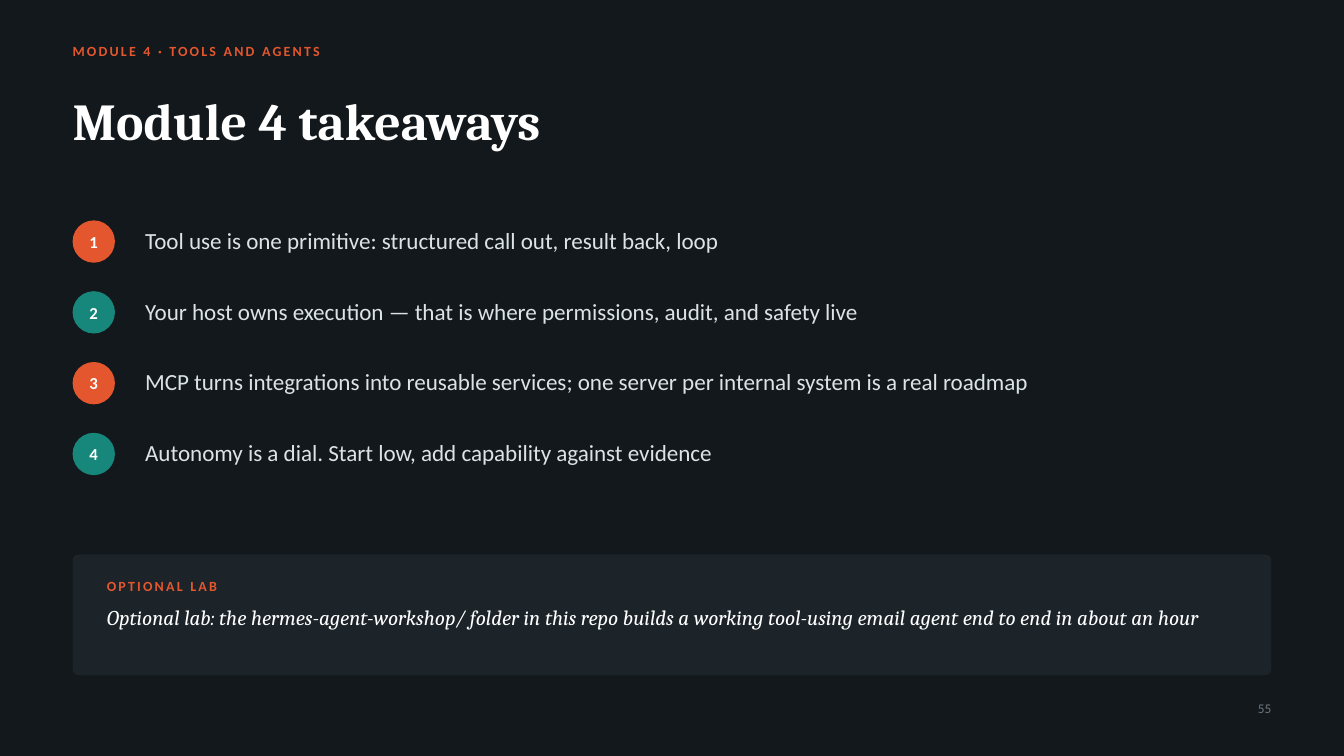
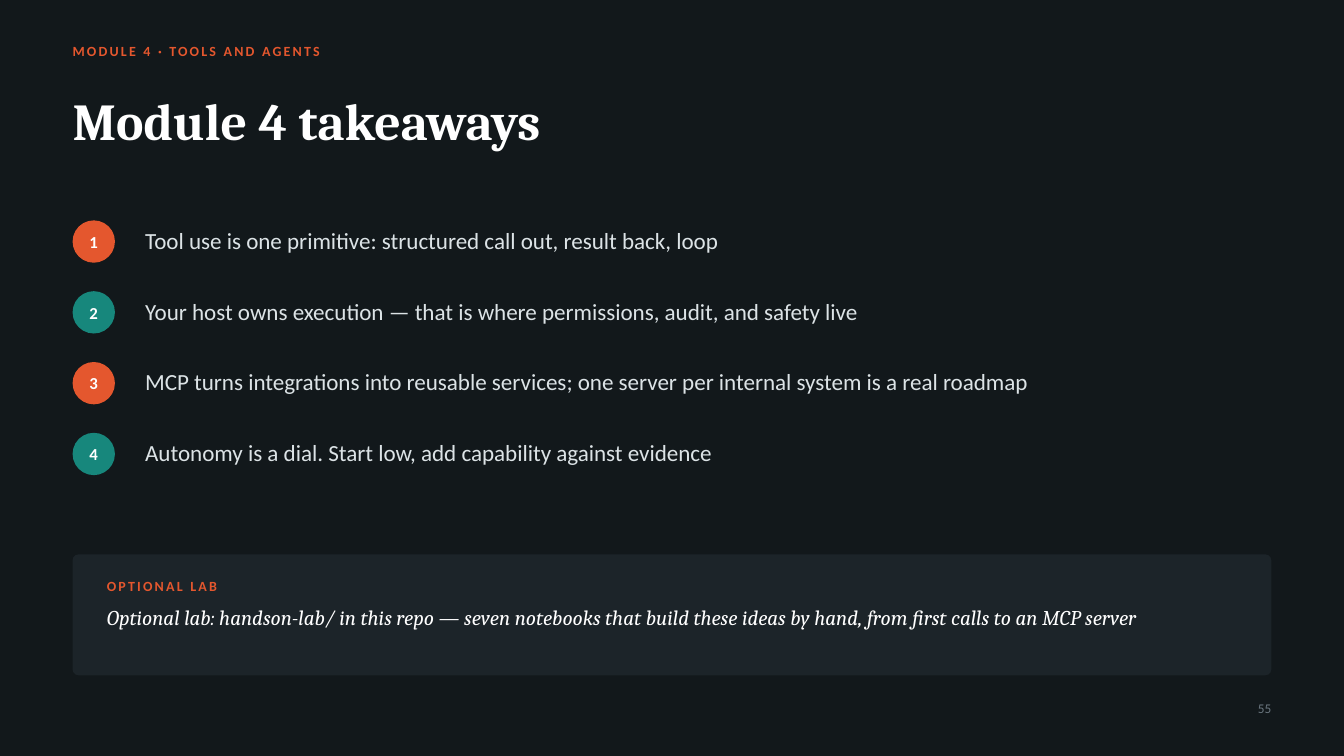
Before and after one commit to RickZee/ai-workshop, a slide deck: slide 55 of presentation/ai-foundations-for-engineers.pptx. Drawn at 1344x756 pixels with LibreOffice and Linux fonts; fonts in the diff are those of the drawing. Boxes give left, top, right and bottom in pixels: in the first picture for what was removed or moved away, otherwise in the second. Text is boxed around its words. In the diff, an @@ line names an element or a change of style, - is before the commit and + after.

```diff
--- a/presentation/ai-foundations-for-engineers.pptx
+++ b/presentation/ai-foundations-for-engineers.pptx
@@ text at <box>107,610,1136,630</box>: text changed @@
-Optional lab: the hermes-agent-workshop/ folder in this repo builds a working tool-using email agent end to end in about an hour
+Optional lab: handson-lab/ in this repo — seven notebooks that build these ideas by hand, from first calls to an MCP server
```
Also in this commit, not shown: 2 other slides changed, 13 other files.
